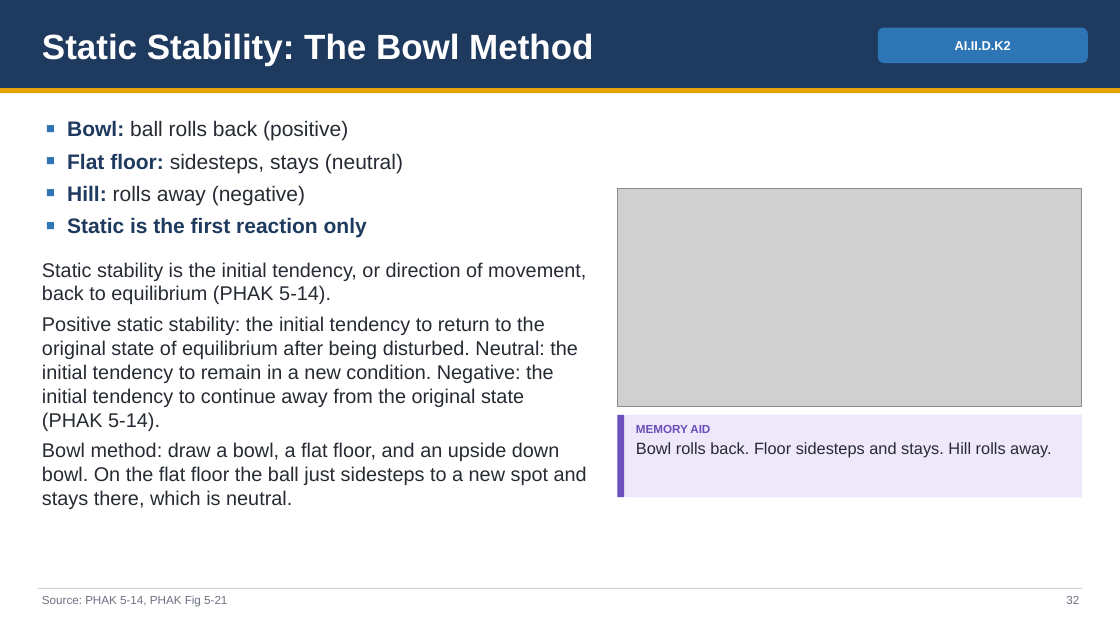
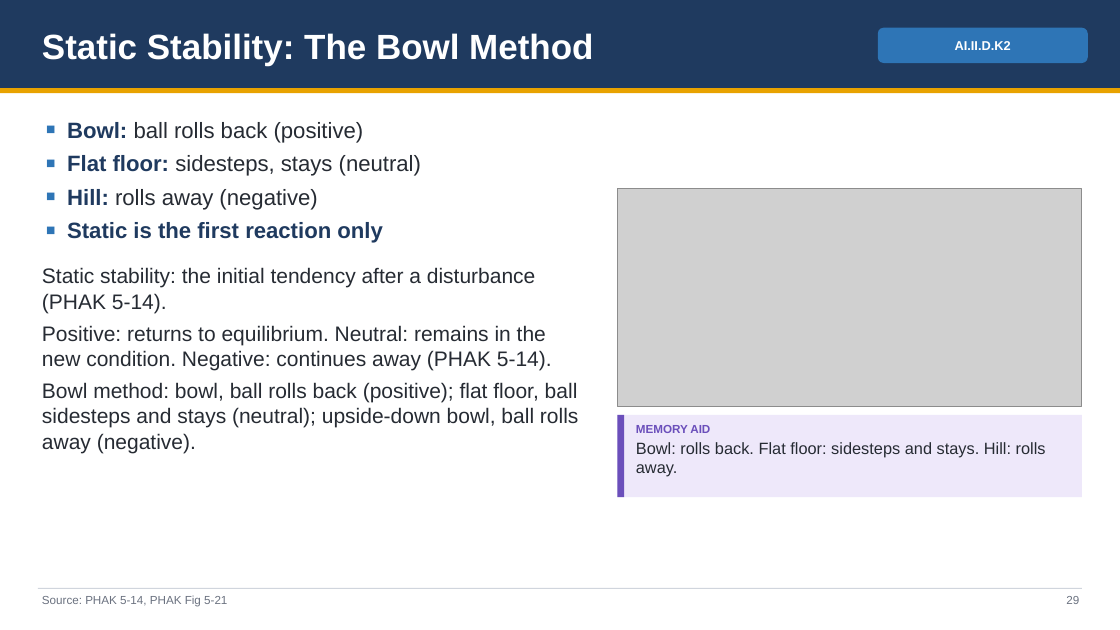
Before and after one commit to greenleeezekial1-glitch/Claude, a slide deck: slide 29 of Area II - Technical Subject Areas/II.D Principles of Flight - Slides.pptx (slide 32 before the commit). Drawn at 1120x630 pixels with LibreOffice and Linux fonts; fonts in the diff are those of the drawing; grey boxes stand for pictures. Boxes give left, top, right and bottom in pixels: in the first picture for what was removed or moved away, otherwise in the second. Text is boxed around its words. In the diff, an @@ line names an element or a change of style, - is before the commit and + after.

```diff
--- a/Area II - Technical Subject Areas/II.D Principles of Flight - Slides.pptx
+++ b/Area II - Technical Subject Areas/II.D Principles of Flight - Slides.pptx
@@ text at box(67, 122, 421, 243): size 18 to 19 pt in "Bowl: ball rolls back (positive)", "Flat floor: sidesteps, stays (neutral)", "Hill: rolls away (negative)", "Static is the first reaction only" @@
@@ text at box(42, 267, 578, 453): text changed; size 17 to 18 pt @@
-Static stability is the initial tendency, or direction of movement, back to equilibrium (PHAK 5-14).
-Positive static stability: the initial tendency to return to the original state of equilibrium after being disturbed. Neutral: the initial tendency to remain in a new condition. Negative: the initial tendency to continue away from the original state (PHAK 5-14).
-Bowl method: draw a bowl, a flat floor, and an upside down bowl. On the flat floor the ball just sidesteps to a new spot and stays there, which is neutral.
+Static stability: the initial tendency after a disturbance (PHAK 5-14).
+Positive: returns to equilibrium. Neutral: remains in the new condition. Negative: continues away (PHAK 5-14).
+Bowl method: bowl, ball rolls back (positive); flat floor, ball sidesteps and stays (neutral); upside-down bowl, ball rolls away (negative).
@@ text at box(636, 442, 1046, 477): text changed @@
-Bowl rolls back. Floor sidesteps and stays. Hill rolls away.
+Bowl: rolls back. Flat floor: sidesteps and stays. Hill: rolls away.
@@ text at box(1066, 596, 1079, 604): text changed @@
-32
+29
```
Also in this commit, not shown: 47 other slides changed, 7 slides removed, 7 other files.
